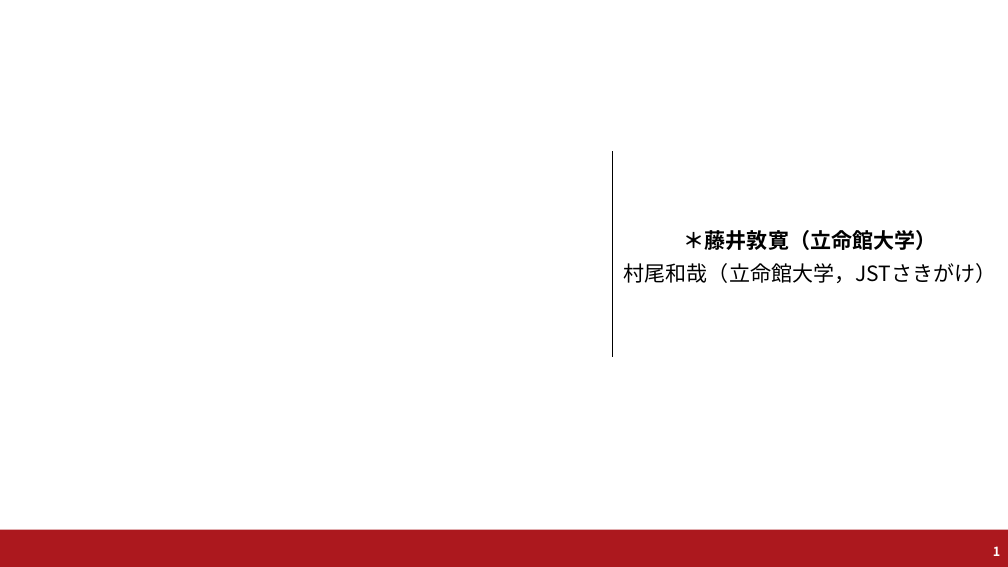
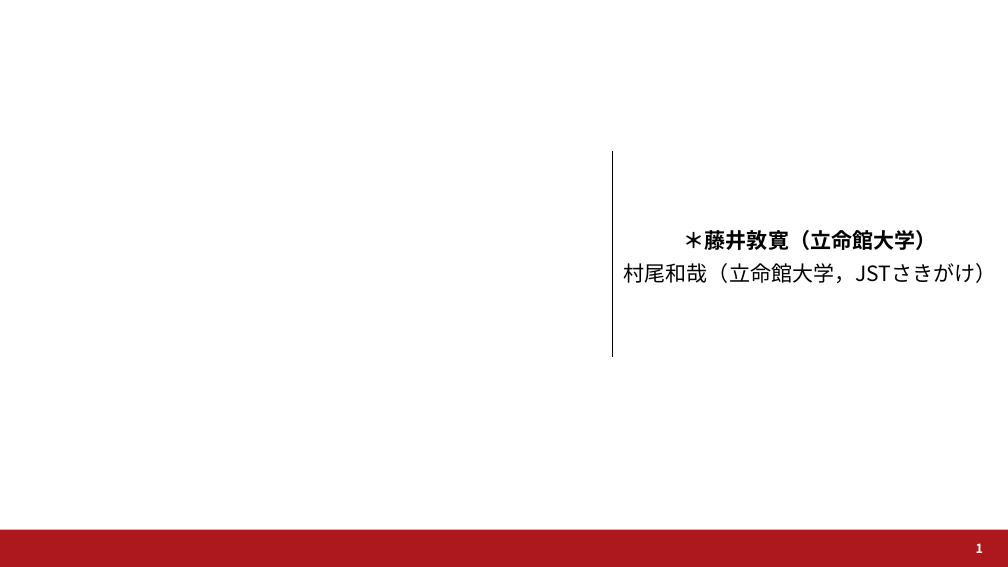
Before and after one commit to a2h1r0/lab, a slide deck: slide 1 of paper/Rits_Format_PowerPoint.pptx. Drawn at 1008x567 pixels with LibreOffice and Linux fonts; fonts in the diff are those of the drawing; background and template pictures are left out. Boxes give left, top, right and bottom in pixels: in the first picture for what was removed or moved away, otherwise in the second. Text is boxed around its words. In the diff, an @@ line names an element or a change of style, - is before the commit and + after.

```diff
--- a/paper/Rits_Format_PowerPoint.pptx
+++ b/paper/Rits_Format_PowerPoint.pptx
@@ page number: place and size @@
-page number at [993, 546, 1000, 556]
+page number at [976, 543, 983, 553]
```
Also in this commit, not shown: 3 other files.
